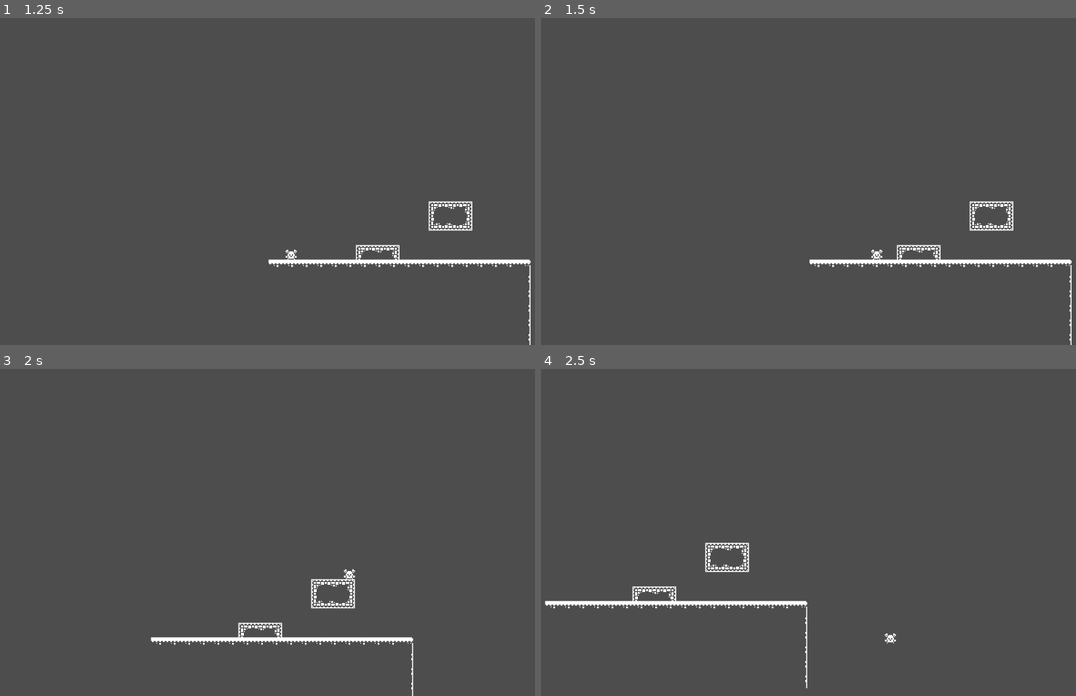
Above: before the commit, frames 1-4 (two rows, left to right).
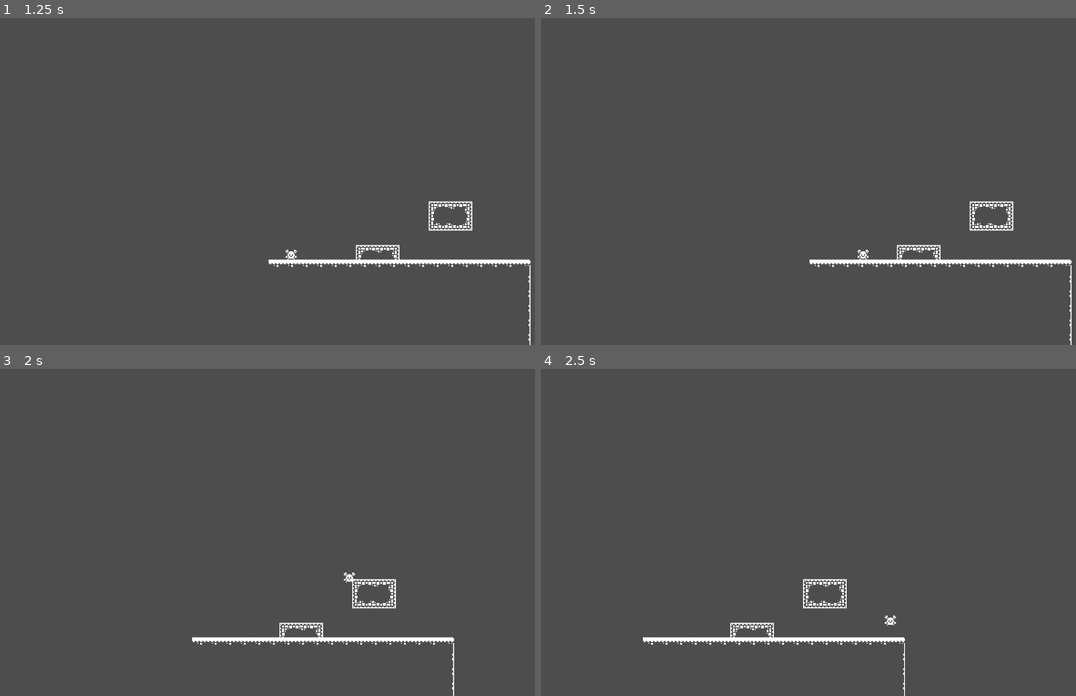
Above: after the commit, the same moments.

Repository: Allophycocyanin/GoodeMovement
Game: Godot game, scene res://main_menu.tscn
The game is run twice, just before and just after one commit, with the same random seed, the same clock (stepped at 60 frames per second) and the same inputs.
Inputs:
- Up to frame 1 (1.25 s): click "Start" at 0.5 s
- Up to frame 2 (1.5 s): tap Enter at 1.25 s; hold D (move_right) from 1.28 s (still down); tap Shift (sprint) at 1.35 s
- Up to frame 3 (2 s): keep holding D (move_right); tap Space (jump) at 1.52 s
- Up to frame 4 (2.5 s): keep holding D (move_right); tap Shift (sprint) at 2.1 s; tap Space (jump) at 2.27 s

Frame 1 is identical in both runs. In frame 2, less than 0.1% of the frame differs, in the area x 59-64%, y 70-74%; in frame 3, 1.4%; in frame 4, 2.6%, in the area x 0-69%, y 53-100%.

Commit message:
Update player.gd
Fixed Speed not decreasing

Diff:
--- a/player.gd
+++ b/player.gd
@@ -24,6 +24,9 @@
 	var direction = Input.get_action_strength("move_right") - Input.get_action_strength("move_left")
 	var sprint_pressed = Input.is_action_just_pressed('sprint')
 
+	if (direction == 0):
+		SPEED -= ACCELERATION
+
 	if sprint_pressed:
 		sprinting = true
 	elif Input.is_action_just_released('sprint'):
